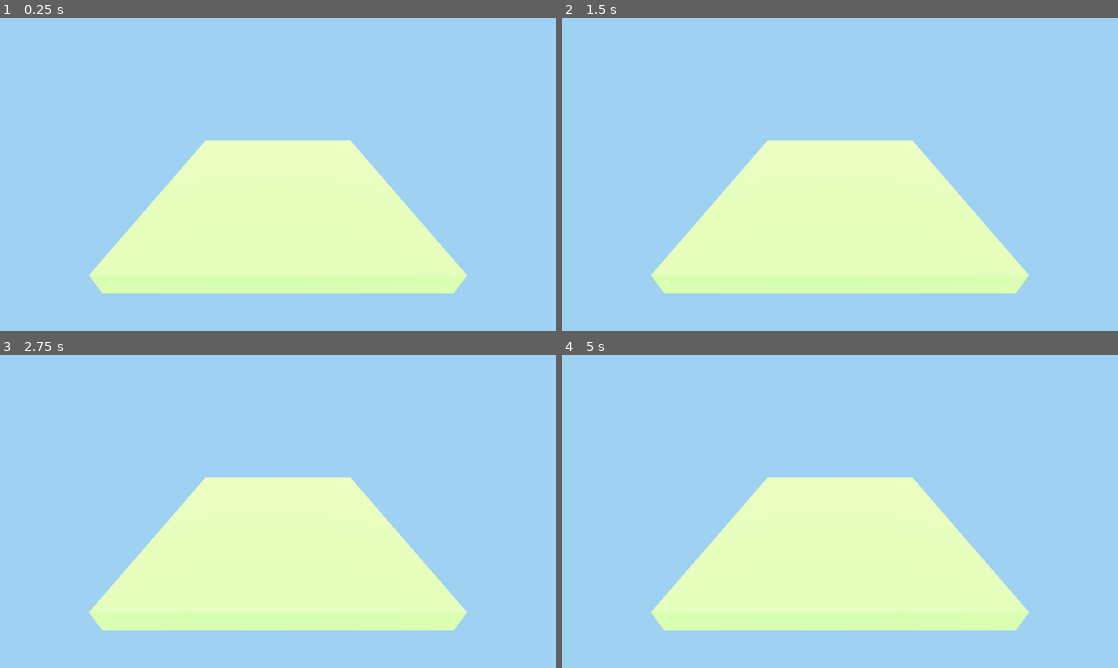
Above: before the commit, frames 1-4 (two rows, left to right).
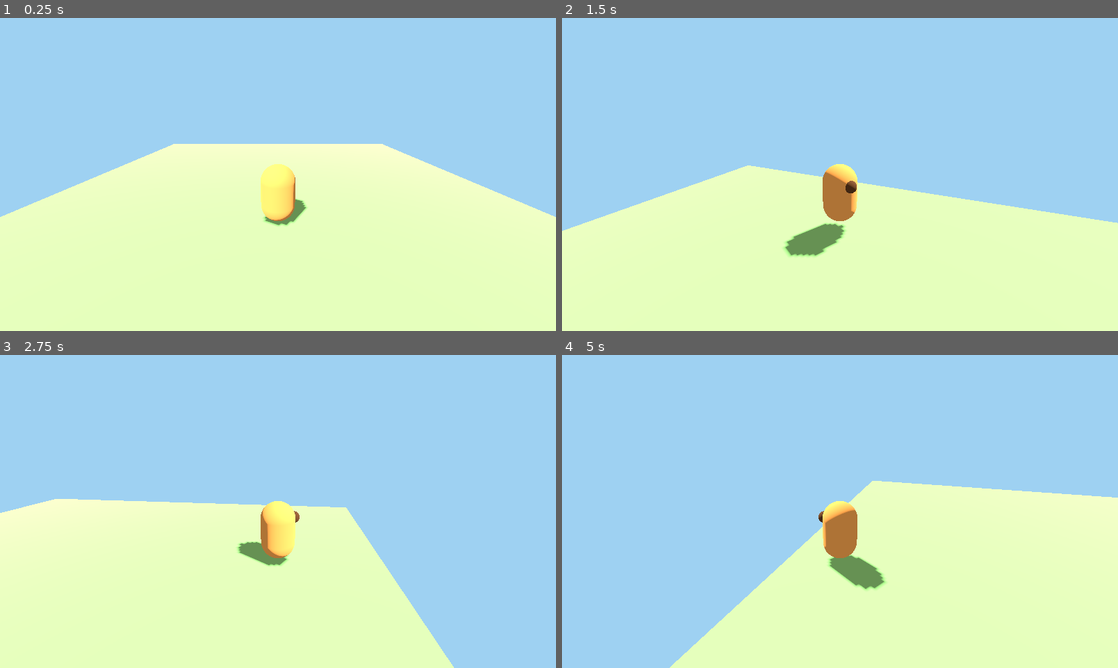
Above: after the commit, the same moments.

Repository: Euraika-Labs/Project-Camiel
Game: Godot game, scene res://scenes/test_space.tscn
Same seed, same stepped clock (60 frames per second), same inputs: the game is played once before the commit and once after it.
Inputs (mouse positions are in pixels of both pictures, inside the frame that each line leads up to):
- Up to frame 1 (0.25 s): no input
- Up to frame 2 (1.5 s): tap Enter at 0.5 s; move the mouse to (962, 158) at 0.52 s; hold D (move_right, bound only after the commit) 0.53-1.28 s; tap Space (jump, bound only after the commit) at 0.6, 0.77, 1.07, 1.35 s; click (962, 158) at 0.67 s; move the mouse to (728, 190) at 1.27 s; hold S (move_back, bound only after the commit) from 1.28 s (still down)
- Up to frame 3 (2.75 s): tap Space (jump, bound only after the commit) at 1.52, 1.82, 2.1 s; move the mouse to (333, 442) at 2.02 s; release S (move_back, bound only after the commit) at 2.03 s; hold D (move_right, bound only after the commit) from 2.03 s (still down)
- Up to frame 4 (5 s): move the mouse to (812, 574) at 2.77 s; release D (move_right, bound only after the commit) at 2.78 s; hold W (move_forward, bound only after the commit) 2.78-3.53 s; tap Space (jump, bound only after the commit) at 2.85, 3.02, 3.32, 3.6, 3.77, 4.07, 4.35, 4.52, 4.82 s; click (812, 574) at 2.92 s; move the mouse to (1006, 558) at 3.52 s; hold A (move_left, bound only after the commit) from 3.53 s (still down); move the mouse to (673, 464) at 4.27 s

The runs differ from the first frame. In frame 1, 30% of the frame differs, in the area x 0-100%, y 39-100%; in frame 2, 29%; in frame 3, 26%; in frame 4, 30%.

Commit message:
feat(01-04): Camiel walks, jumps, and is followed by a camera (GREEN)
- project.godot: five InputMap actions (move_forward, move_back, move_left,
  move_right, jump), each bound by physical keycode, written via the engine's
  own serializer (D-07)
- scenes/camiel.tscn: CharacterBody3D with a CapsuleShape3D collision shape,
  a capsule body, and a nose sphere marker; CameraPivot/SpringArm3D/Camera3D
  camera rig
- scripts/camiel_controller.gd: camera-relative steering driven by
  Input.get_vector against the InputMap actions, jump on is_on_floor() +
  is_action_just_pressed("jump"), and a lazily-following camera pivot with
  no mouse-look or camera keys (D-05)
- scenes/test_space.tscn: OverviewCamera removed, Camiel instanced at (0, 0, 2)
- All six probe cases pass: idle, forward, same_direction_keys,
  opposite_keys, jump, camera_behind

Co-Authored-By: Claude Sonnet 5 <noreply@anthropic.com>

Diff:
--- a/project.godot
+++ b/project.godot
@@ -44,6 +44,35 @@
 "events": [Object(InputEventKey,"resource_local_to_scene":false,"resource_name":"","device":-1,"window_id":0,"alt_press …(195 unchanged characters)…
 ]
 }
+move_forward={
+"deadzone": 0.2,
+"events": [Object(InputEventKey,"resource_local_to_scene":false,"resource_name":"","device":16,"window_id":0,"alt_pressed":false,"shift_pressed":false,"ctrl_pressed":false,"meta_pressed":false,"pressed":false,"keycode":0,"physical_keycode":87,"key_label":0,"unicode":0,"location":0,"echo":false,"script":null)
+, Object(InputEventKey,"resource_local_to_scene":false,"resource_name":"","device":16,"window_id":0,"alt_pressed":false,"shift_pressed":false,"ctrl_pressed":false,"meta_pressed":false,"pressed":false,"keycode":0,"physical_keycode":4194320,"key_label":0,"unicode":0,"location":0,"echo":false,"script":null)
+]
+}
+move_back={
+"deadzone": 0.2,
+"events": [Object(InputEventKey,"resource_local_to_scene":false,"resource_name":"","device":16,"window_id":0,"alt_pressed":false,"shift_pressed":false,"ctrl_pressed":false,"meta_pressed":false,"pressed":false,"keycode":0,"physical_keycode":83,"key_label":0,"unicode":0,"location":0,"echo":false,"script":null)
+, Object(InputEventKey,"resource_local_to_scene":false,"resource_name":"","device":16,"window_id":0,"alt_pressed":false,"shift_pressed":false,"ctrl_pressed":false,"meta_pressed":false,"pressed":false,"keycode":0,"physical_keycode":4194322,"key_label":0,"unicode":0,"location":0,"echo":false,"script":null)
+]
+}
+move_left={
+"deadzone": 0.2,
+"events": [Object(InputEventKey,"resource_local_to_scene":false,"resource_name":"","device":16,"window_id":0,"alt_pressed":false,"shift_pressed":false,"ctrl_pressed":false,"meta_pressed":false,"pressed":false,"keycode":0,"physical_keycode":65,"key_label":0,"unicode":0,"location":0,"echo":false,"script":null)
+, Object(InputEventKey,"resource_local_to_scene":false,"resource_name":"","device":16,"window_id":0,"alt_pressed":false,"shift_pressed":false,"ctrl_pressed":false,"meta_pressed":false,"pressed":false,"keycode":0,"physical_keycode":4194319,"key_label":0,"unicode":0,"location":0,"echo":false,"script":null)
+]
+}
+move_right={
+"deadzone": 0.2,
+"events": [Object(InputEventKey,"resource_local_to_scene":false,"resource_name":"","device":16,"window_id":0,"alt_pressed":false,"shift_pressed":false,"ctrl_pressed":false,"meta_pressed":false,"pressed":false,"keycode":0,"physical_keycode":68,"key_label":0,"unicode":0,"location":0,"echo":false,"script":null)
+, Object(InputEventKey,"resource_local_to_scene":false,"resource_name":"","device":16,"window_id":0,"alt_pressed":false,"shift_pressed":false,"ctrl_pressed":false,"meta_pressed":false,"pressed":false,"keycode":0,"physical_keycode":4194321,"key_label":0,"unicode":0,"location":0,"echo":false,"script":null)
+]
+}
+jump={
+"deadzone": 0.2,
+"events": [Object(InputEventKey,"resource_local_to_scene":false,"resource_name":"","device":16,"window_id":0,"alt_pressed":false,"shift_pressed":false,"ctrl_pressed":false,"meta_pressed":false,"pressed":false,"keycode":0,"physical_keycode":32,"key_label":0,"unicode":0,"location":0,"echo":false,"script":null)
+]
+}
 
 [physics]
 
--- /dev/null
+++ b/scenes/camiel.tscn
@@ -0,0 +1,54 @@
+[gd_scene format=3]
+
+[ext_resource type="Script" path="res://scripts/camiel_controller.gd" id="1_c7np5"]
+
+[sub_resource type="CapsuleShape3D" id="CapsuleShape3D_dai7t"]
+radius = 0.35
+height = 1.2
+
+[sub_resource type="StandardMaterial3D" id="StandardMaterial3D_0ak00"]
+albedo_color = Color(0.93, 0.62, 0.3, 1)
+
+[sub_resource type="CapsuleMesh" id="CapsuleMesh_jr4j0"]
+material = SubResource("StandardMaterial3D_0ak00")
+radius = 0.35
+height = 1.2
+
+[sub_resource type="StandardMaterial3D" id="StandardMaterial3D_jjbn0"]
+albedo_color = Color(0.35, 0.22, 0.12, 1)
+
+[sub_resource type="SphereMesh" id="SphereMesh_ybaom"]
+material = SubResource("StandardMaterial3D_jjbn0")
+radius = 0.12
+height = 0.24
+
+[sub_resource type="SphereShape3D" id="SphereShape3D_u50kx"]
+radius = 0.25
+
+[node name="Camiel" type="CharacterBody3D" unique_id=1761816634]
+script = ExtResource("1_c7np5")
+
+[node name="CollisionShape3D" type="CollisionShape3D" parent="." unique_id=1577487206]
+transform = Transform3D(1, 0, 0, 0, 1, 0, 0, 0, 1, 0, 0.6, 0)
+shape = SubResource("CapsuleShape3D_dai7t")
+
+[node name="Body" type="MeshInstance3D" parent="." unique_id=141061585]
+transform = Transform3D(1, 0, 0, 0, 1, 0, 0, 0, 1, 0, 0.6, 0)
+mesh = SubResource("CapsuleMesh_jr4j0")
+
+[node name="Nose" type="MeshInstance3D" parent="." unique_id=1069842629]
+transform = Transform3D(1, 0, 0, 0, 1, 0, 0, 0, 1, 0, 0.85, -0.33)
+mesh = SubResource("SphereMesh_ybaom")
+
+[node name="CameraPivot" type="Node3D" parent="." unique_id=506175728]
+transform = Transform3D(1, 0, 0, 0, 1, 0, 0, 0, 1, 0, 1, 0)
+top_level = true
+
+[node name="SpringArm3D" type="SpringArm3D" parent="CameraPivot" unique_id=286694584]
+transform = Transform3D(1, 0, 0, 0, 0.9396926, 0.34202012, 0, -0.34202012, 0.9396926, 0, 0, 0)
+shape = SubResource("SphereShape3D_u50kx")
+spring_length = 4.0
+margin = 0.2
+
+[node name="Camera3D" type="Camera3D" parent="CameraPivot/SpringArm3D" unique_id=48234651]
+current = true
--- a/scenes/test_space.tscn
+++ b/scenes/test_space.tscn
@@ -1,6 +1,8 @@
 [gd_scene format=3]
 
 [ext_resource type="Material" path="res://assets/materials/ground.tres" id="1_hy512"]
+[ext_resource type="PackedScene" path="res://scenes/camiel.tscn" id="2_25oy3"]
+[ext_resource type="Script" path="res://scripts/camiel_controller.gd" id="3_frqla"]
 
 [sub_resource type="Environment" id="Environment_sf107"]
 background_mode = 1
@@ -34,6 +36,6 @@
 material_override = ExtResource("1_hy512")
 mesh = SubResource("BoxMesh_frqla")
 
-[node name="OverviewCamera" type="Camera3D" parent="." unique_id=543890962]
-transform = Transform3D(1, 0, 0, 0, 0.8660254, 0.5, 0, -0.5, 0.8660254, 0, 6, 10)
-current = true
+[node name="Camiel" type="CharacterBody3D" parent="." unique_id=1761816634 instance=ExtResource("2_25oy3")]
+transform = Transform3D(1, 0, 0, 0, 1, 0, 0, 0, 1, 0, 0, 2)
+script = ExtResource("3_frqla")
--- /dev/null
+++ b/scripts/camiel_controller.gd
@@ -0,0 +1,73 @@
+# camiel_controller.gd
+# Camiel's 3D movement controller: InputMap-driven walking and jumping
+# (D-07), with a camera-relative steering model and a lazily-following
+# camera rig behind him (D-05).
+extends CharacterBody3D
+
+@export var walk_speed := 2.5
+@export var acceleration := 12.0
+@export var deceleration := 16.0
+@export var jump_velocity := 4.5
+@export var turn_to_face_speed := 10.0
+@export var camera_follow_speed := 2.0
+@export var max_fall_speed := 30.0
+
+@onready var _camera_pivot: Node3D = $CameraPivot
+@onready var _spring_arm: SpringArm3D = $CameraPivot/SpringArm3D
+
+var _gravity: float = ProjectSettings.get_setting("physics/3d/default_gravity", 9.8)
+
+
+func _ready() -> void:
+	add_to_group("player")
+	_spring_arm.add_excluded_object(get_rid())
+	_snap_camera_behind()
+
+
+func _physics_process(delta: float) -> void:
+	var input_dir := Input.get_vector("move_left", "move_right", "move_forward", "move_back")
+
+	var forward: Vector3 = -_camera_pivot.global_basis.z
+	forward.y = 0.0
+	forward = forward.normalized()
+	var right: Vector3 = _camera_pivot.global_basis.x
+	right.y = 0.0
+	right = right.normalized()
+	var direction: Vector3 = right * input_dir.x - forward * input_dir.y
+
+	var target_velocity := direction * walk_speed
+	var horizontal_velocity := Vector3(velocity.x, 0.0, velocity.z)
+	if direction.length() > 0.01:
+		horizontal_velocity = horizontal_velocity.move_toward(target_velocity, acceleration * delta)
+	else:
+		horizontal_velocity = horizontal_velocity.move_toward(Vector3.ZERO, deceleration * delta)
+	velocity.x = horizontal_velocity.x
+	velocity.z = horizontal_velocity.z
+
+	if direction.length() > 0.01:
+		var target_yaw := atan2(-direction.x, -direction.z)
+		rotation.y = lerp_angle(rotation.y, target_yaw, turn_to_face_speed * delta)
+
+	if not is_on_floor():
+		velocity.y = max(velocity.y - _gravity * delta, -max_fall_speed)
+	elif Input.is_action_just_pressed("jump"):
+		velocity.y = jump_velocity
+
+	move_and_slide()
+	_update_camera(delta)
+
+
+func _update_camera(delta: float) -> void:
+	_camera_pivot.global_position = global_position + Vector3(0, 1.0, 0)
+	_camera_pivot.rotation.y = lerp_angle(_camera_pivot.rotation.y, rotation.y, clampf(camera_follow_speed * delta, 0.0, 1.0))
+
+
+func teleport_to(target: Vector3) -> void:
+	global_position = target
+	velocity = Vector3.ZERO
+	_snap_camera_behind()
+
+
+func _snap_camera_behind() -> void:
+	_camera_pivot.global_position = global_position + Vector3(0, 1.0, 0)
+	_camera_pivot.rotation.y = rotation.y
Not shown, added: scripts/camiel_controller.gd.uid
